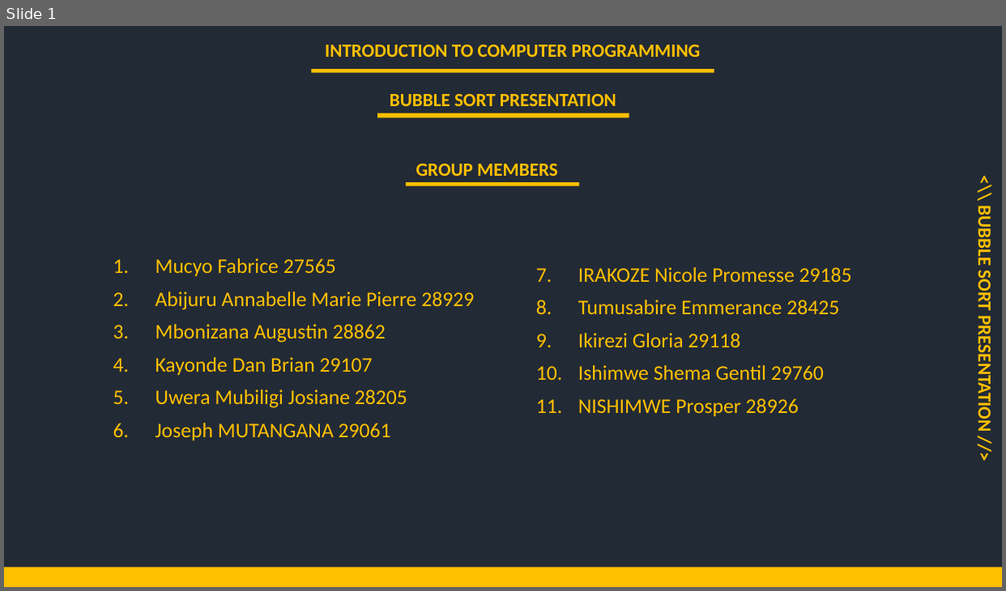
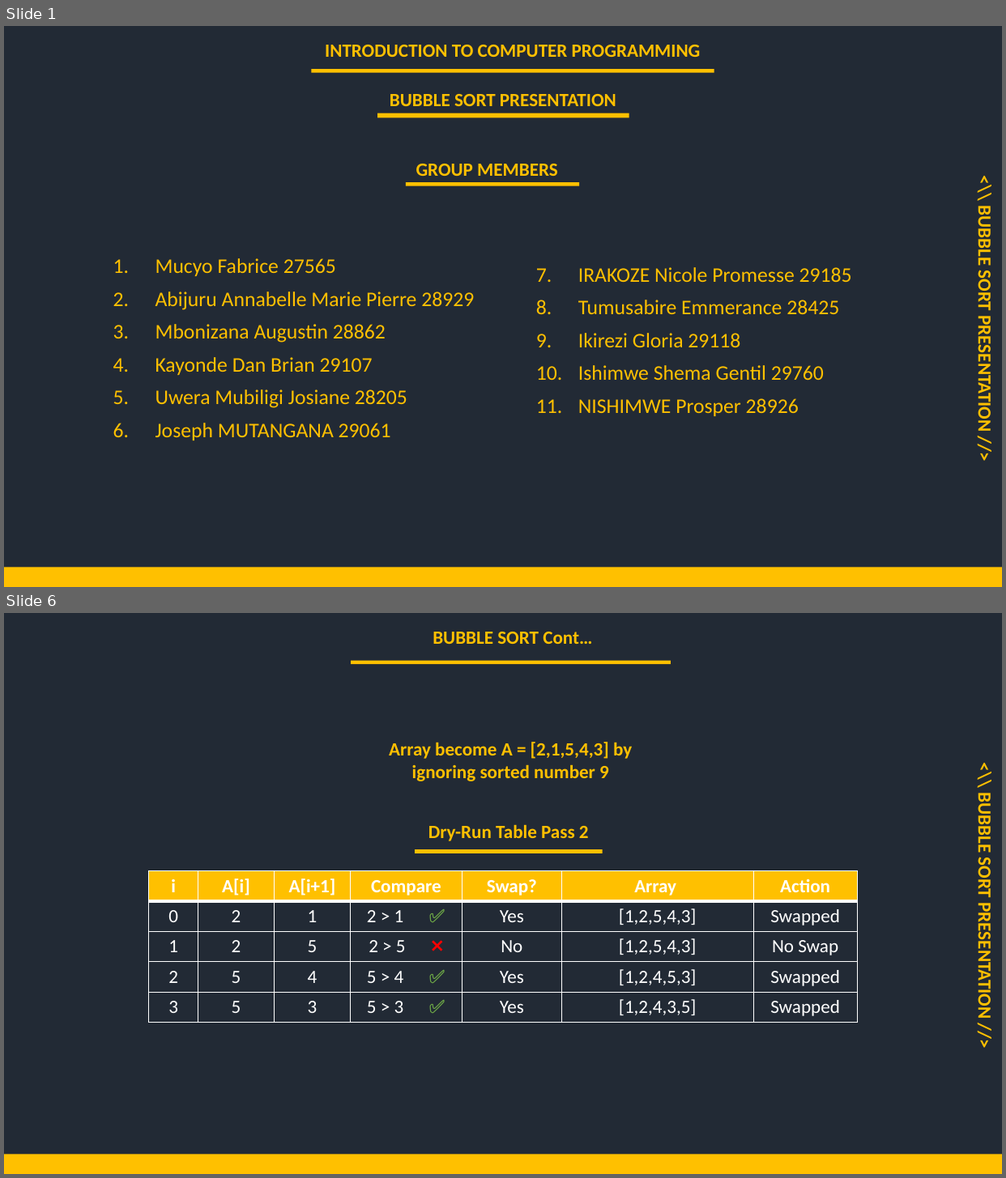
Before and after one commit to mutanganajoseph/Documents, a slide deck: auca/Sem-3/ICP/Assignment/Solution/Group4_Bubble_Sort_Presentation.pptx. Shown one above the other, each under a label of ours: slide 1 before the commit, slides 1 and 6 after it; the slides between them are not shown. The pictures are 1006x591 and 1006x1178 pixels, drawn with LibreOffice and Linux fonts; fonts in the diff are those of the drawing. Boxes give left, top, right and bottom in pixels: in the first picture for what was removed or moved away, otherwise in the second. Text is boxed around its words. In the diff, an @@ line names an element or a change of style, - is before the commit and + after.

```diff
--- a/auca/Sem-3/ICP/Assignment/Solution/Group4_Bubble_Sort_Presentation.pptx
+++ b/auca/Sem-3/ICP/Assignment/Solution/Group4_Bubble_Sort_Presentation.pptx
@@ slide 6 added at (4,613,1002,1174), background #222A35 @@
@@ text added at (432,632,592,644), 18 pt, text #FFC000, bold @@
+BUBBLE SORT Cont…
@@ rectangle added at (351,660,671,664), fill #FFC000 @@
@@ text added at (389,742,632,781), 18 pt, text #FFC000, bold @@
+Array become A = [2,1,5,4,3] by ignoring sorted number 9
@@ text added at (974,798,996,1016), 18 pt, text #FFC000, bold @@
+<\\ BUBBLE SORT PRESENTATION //>
@@ text added at (428,824,589,841), 18 pt, text #FFC000, bold @@
+Dry-Run Table Pass 2
@@ rectangle added at (415,850,603,854), fill #FFC000 @@
@@ table added at (148,871,858,1023), 5 rows, 7 columns @@
+i | A[i] | A[i+1] | Compare | Swap? | Array | Action
+0 | 2 | 1 | 2 > 1 ✅ | Yes | [1,2,5,4,3] | Swapped
+1 | 2 | 5 | 2 > 5 ❌ | No | [1,2,5,4,3] | No Swap
+2 | 5 | 4 | 5 > 4 ✅ | Yes | [1,2,4,5,3] | Swapped
+3 | 5 | 3 | 5 > 3 ✅ | Yes | [1,2,4,3,5] | Swapped
@@ rectangle added at (4,1154,1002,1174), fill #FFC000 @@
```
Also in this commit, not shown: 3 slides changed, 10 other slides added, 2 other files.
